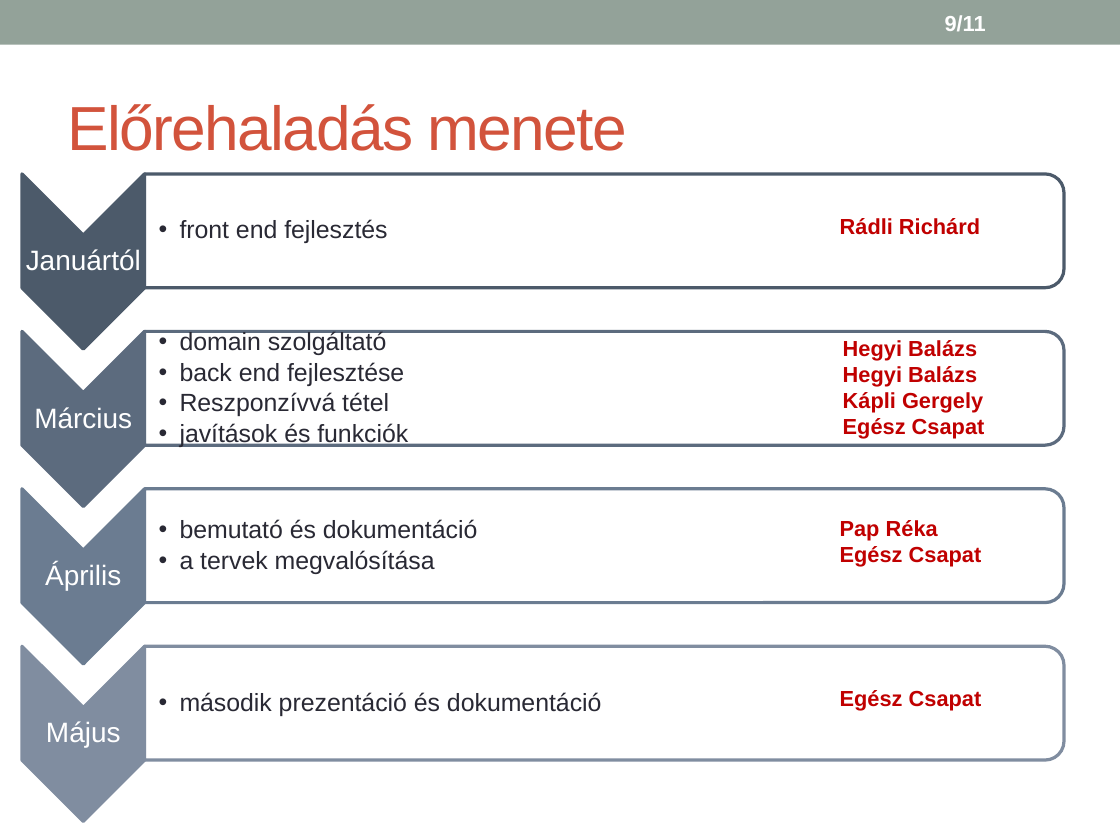
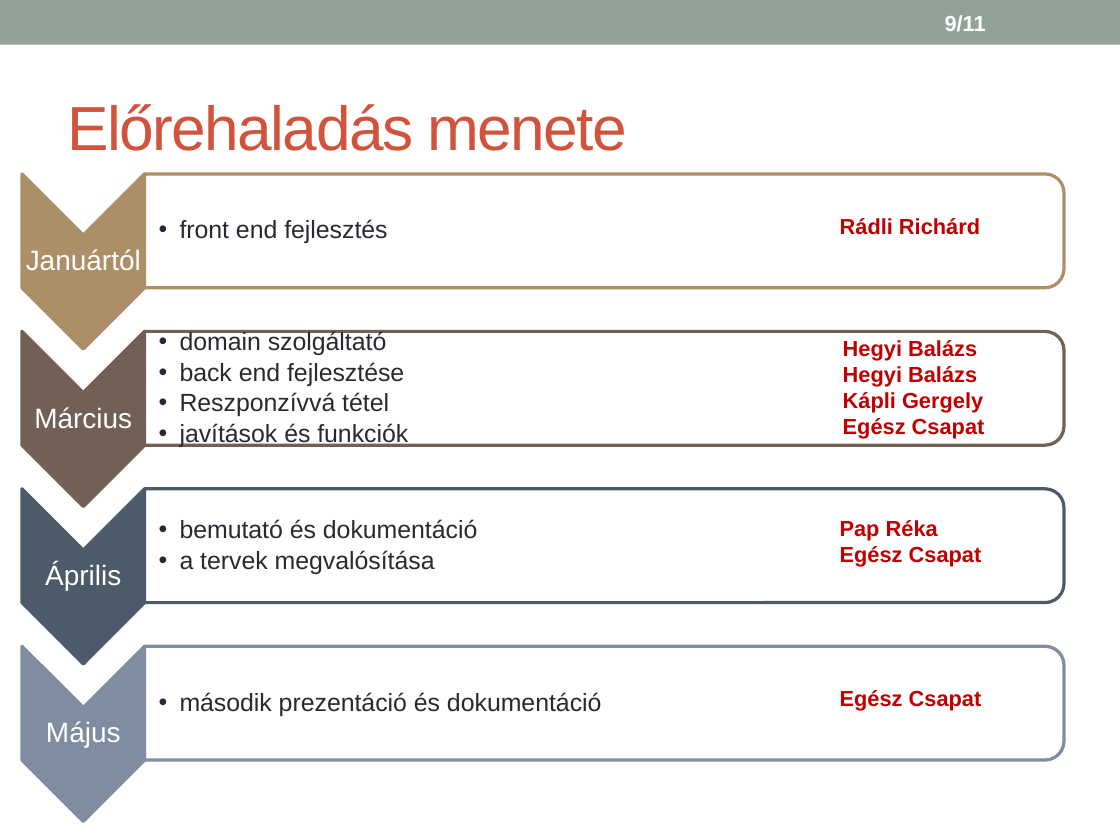
Before and after one commit to HegyiBazsi/Project-LAB-or-DIE, a slide deck: slide 9 of 2_bemutato.pptx. Drawn at 1120x840 pixels with LibreOffice and Linux fonts; fonts in the diff are those of the drawing. Boxes give left, top, right and bottom in pixels: in the first picture for what was removed or moved away, otherwise in the second. Text is boxed around its words. In the diff, an @@ line names an element or a change of style, - is before the commit and + after.

```diff
--- a/2_bemutato.pptx
+++ b/2_bemutato.pptx
@@ chevron at [22, 174, 144, 349]: fill #4C5A6A to #AD8F67; outline #4C5A6A 2.08 pt to #AD8F67 2.08 pt @@
@@ round same rect at [145, 174, 1065, 288]: outline #4C5A6A 2.08 pt to #AD8F67 2.08 pt @@
@@ chevron at [22, 331, 144, 506]: fill #5C6B7E to #726056; outline #5C6B7E 2.08 pt to #726056 2.08 pt @@
@@ round same rect at [145, 331, 1065, 445]: outline #5C6B7E 2.08 pt to #726056 2.08 pt @@
@@ chevron at [22, 489, 144, 664]: fill #6B7C91 to #4C5A6A; outline #6B7C91 2.08 pt to #4C5A6A 2.08 pt @@
@@ round same rect at [145, 489, 1065, 603]: outline #6B7C91 2.08 pt to #4C5A6A 2.08 pt @@
```
Also in this commit, not shown: 3 other slides changed, 1 slide added, 1 slide removed.
